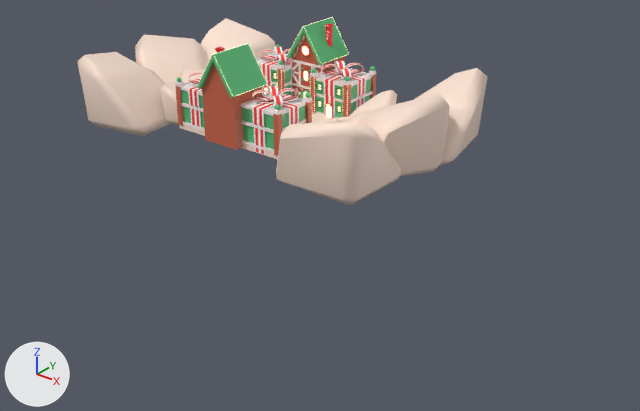
An edit to the FBX model Aventuras vr/Assets/Models/ChristmasEnvironment_VR.fbx, drawn before and after from the same camera.
Rendered twice from a 50 mm lens placed at (4.84, -5.2, 2.73), pointed at (1.22, -0.67, -0.08). Arrows for +X, +Y and +Z are at lower left; the lights stay in place. Objects named as collision shapes, trigger or cutter boxes, shadow casters or lower levels of detail are left out. Where no turn or scale is listed for an object, it has been applied to the vertices. Vertices at the same position are counted once.

Names of what the first picture shows: 'Christmas_Exterior'.
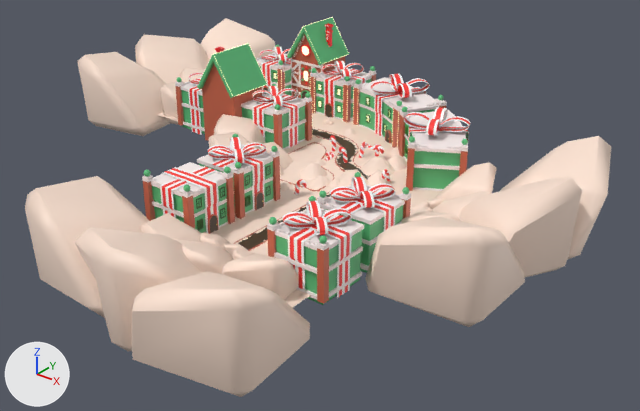
Where the newer file only moved an object's origin or applied its transform, the numbers keep the older frame.

Patch to the scene script:
```diff
--- a/Aventuras vr/Assets/Models/ChristmasEnvironment_VR.fbx.py
+++ b/Aventuras vr/Assets/Models/ChristmasEnvironment_VR.fbx.py
@@ me_mesh @@
 # used by ob_christmas_exterior; location = (0.0, 0.267, 0.34)
-me_mesh.from_pydata(...)  # 38847 vertices, 39109 faces; spans x -1.67..1.67, y -0.98..0.98, z -0.44..0.44
+me_mesh.from_pydata(...)  # 35630 vertices, 33636 faces; spans x -1.67..1.74, y -1.21..0.97, z -0.44..0.43
+# me_mesh part 1: the loose piece of 283 vertices spanning x 0.24..0.3, y -0.2..-0.11, z -0.3..-0.17 is copied, and the copy is turned -79.7 degrees about the z axis through its middle, then moved by (0.96, -0.07, 0.0); it spans x 1.19..1.28, y -0.24..-0.2, z -0.3..-0.17
+# me_mesh part 2: the loose piece of 283 vertices spanning x 0.24..0.3, y -0.2..-0.11, z -0.3..-0.17 is copied, and the copy is turned 23.8 degrees about the z axis through its middle, then moved by (0.83, -0.1, 0.0); it spans x 1.09..1.12, y -0.3..-0.21, z -0.3..-0.17
+# me_mesh part 3: the loose piece of 283 vertices spanning x 0.24..0.3, y -0.2..-0.11, z -0.3..-0.17 is copied, and the copy is multiplied about its middle by the matrix ((-0.369, -0.925, 0.089), (0.079, 0.064, 0.995), (-0.926, 0.374, 0.05)), then moved by (0.64, -0.29, -0.05); it spans x 0.87..0.95, y -0.51..-0.37, z -0.3..-0.26
+# me_mesh part 4: the loose piece of 283 vertices spanning x 0.24..0.3, y -0.2..-0.11, z -0.3..-0.17 is copied, and the copy is turned 111.7 degrees about the z axis through its middle, then moved by (0.77, -0.28, 0.0); it spans x 1.0..1.09, y -0.45..-0.42, z -0.3..-0.17
+# me_mesh part 5: 635 loose pieces with 10777 vertices, spanning x -0.59..0.61, y -0.74..0.77, z -0.34..0.44, are deleted
+# me_mesh part 6: 252 vertices moved within x -0.57..0.56, y -0.74..0.77, z -0.29..0.43; 4761 vertices removed from x -0.57..1.67, y -0.97..0.98, z -0.44..0.44; 10906 vertices added at x -1.13..1.74, y -1.21..0.66, z -0.34..0.16
 me_mesh.materials.append(mat_mat_environmentatlas)
@@ me_mesh_002_1 @@
+me_mesh_002_1.from_pydata(...)  # 6533 vertices, 6230 faces; spans x -1.51..1.51, y -1.06..1.06, z -0.33..0.33
+me_mesh_002_1.materials.append(mat_mat_environmentatlas)
@@ me_mesh_001_1 @@
+me_mesh_001_1.from_pydata(...)  # 7315 vertices, 6972 faces; spans x -0.97..0.97, y -0.97..0.97, z -0.33..0.33
+me_mesh_001_1.materials.append(mat_mat_environmentatlas)
@@ me_mesh_1 @@
+me_mesh_1.from_pydata(...)  # 2895 vertices, 2678 faces; spans x -0.746..0.746, y -0.211..0.211, z -0.24..0.24
+me_mesh_1.materials.append(mat_mat_environmentatlas)
@@ ob_christmas_exterior_02 @@
+ob_christmas_exterior_02 = bpy.data.objects.new('Christmas_Exterior_02', me_mesh_002_1)
+ob_christmas_exterior_02.location = (1.587, -0.511, 0.226)
@@ ob_christmas_exterior_03 @@
+ob_christmas_exterior_03 = bpy.data.objects.new('Christmas_Exterior_03', me_mesh_001_1)
+ob_christmas_exterior_03.location = (1.407, -1.914, 0.226)
@@ ob_christmas_exterior_04 @@
+ob_christmas_exterior_04 = bpy.data.objects.new('Christmas_Exterior_04', me_mesh_1)
+ob_christmas_exterior_04.location = (1.442, -1.637, 0.241)
```

What differs and where, as boxes (x1, y1, x2, y2) in the pictures (640 x 411 px):
'Christmas_Exterior_03', added: after (25, 134, 411, 397)
'Christmas_Exterior', reshaped: before (77, 17, 487, 205); after (77, 18, 447, 200)
'Christmas_Exterior_02', added: after (209, 107, 611, 327)
'Christmas_Exterior_04', added: after (142, 162, 364, 305)
part 1 of me_mesh, added: after (375, 145, 384, 157)
part 2 of me_mesh, added: after (359, 142, 367, 158)
part 3 of me_mesh, added: after (325, 152, 335, 161)
part 4 of me_mesh, added: after (338, 147, 348, 163)
part 5 of me_mesh, deleted (beige): before (180, 17, 349, 159)
part 6 of me_mesh, built on: before (197, 17, 487, 205); after (158, 18, 447, 200)
